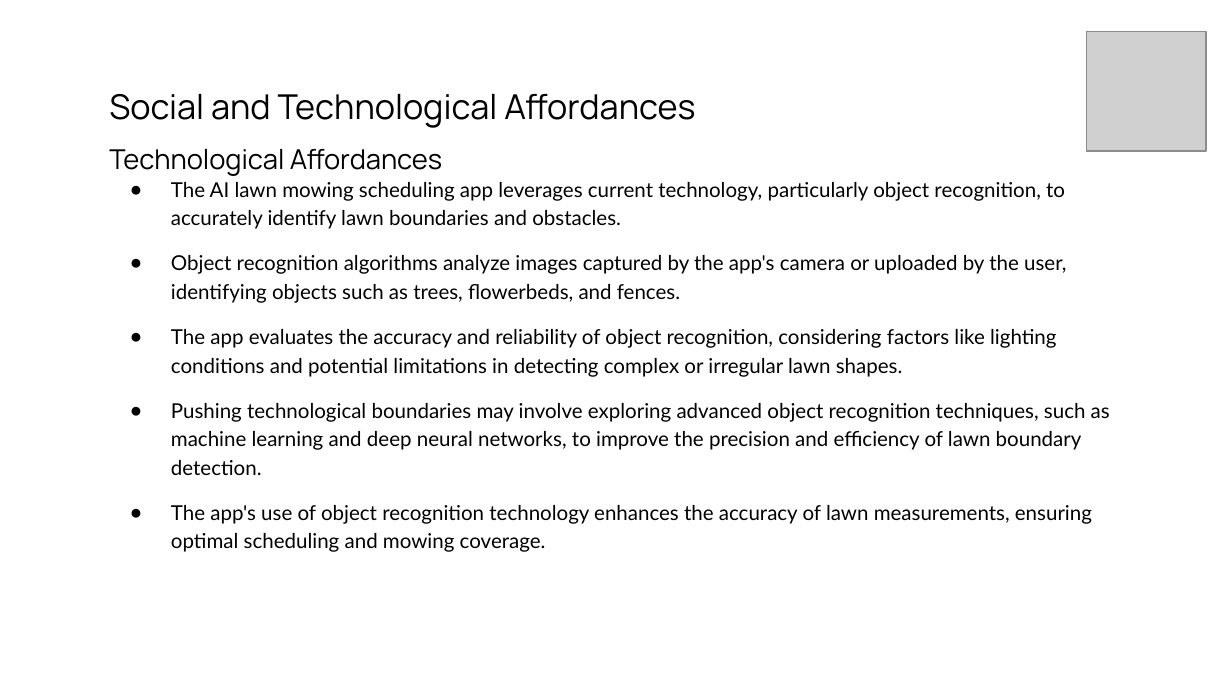
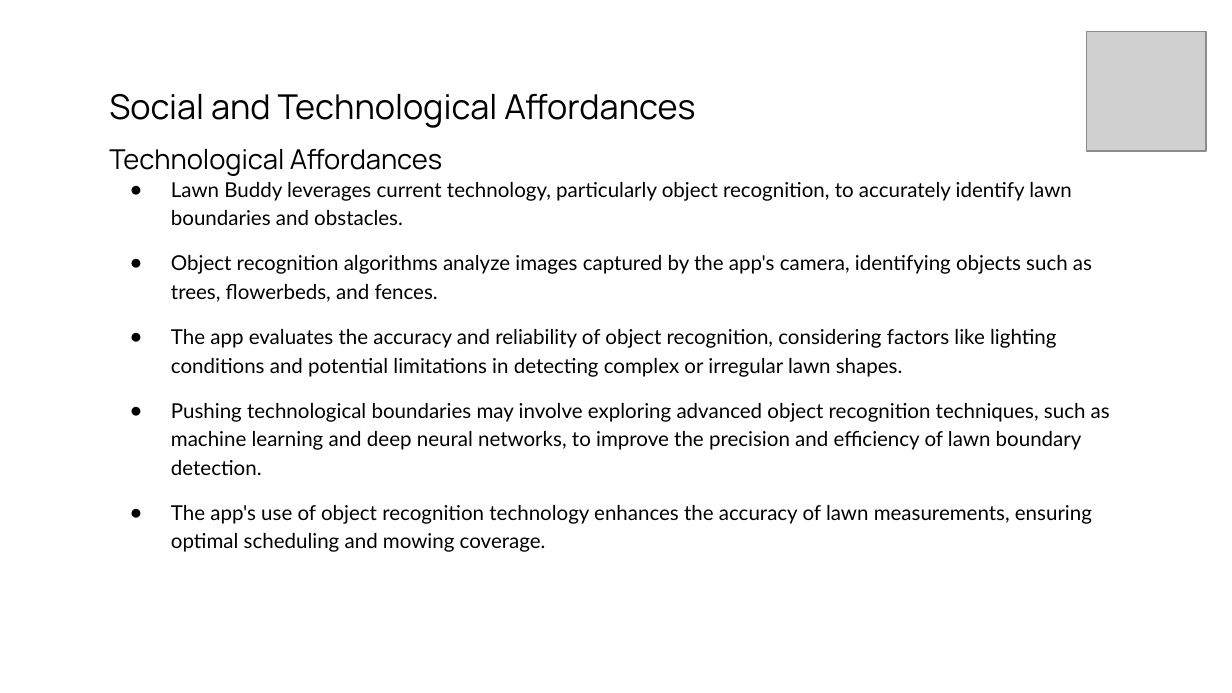
Before and after one commit to gasserahmed/VT-MIT, a slide deck: slide 11 of MGT5824-Tech-based Entrepreneurship/Assignments/Milestone #2 - Venture Solution Prototype & Social Affordances/gasser18-milestone2_prototype_and_social_affordances_slides.pptx (slide 8 before the commit). Drawn at 1232x693 pixels with LibreOffice and Linux fonts; fonts in the diff are those of the drawing; grey boxes stand for pictures. Boxes give left, top, right and bottom in pixels: in the first picture for what was removed or moved away, otherwise in the second. Text is boxed around its words. In the diff, an @@ line names an element or a change of style, - is before the commit and + after.

```diff
--- a/MGT5824-Tech-based Entrepreneurship/Assignments/Milestone #2 - Venture Solution Prototype & Social Affordances/gasser18-milestone2_prototype_and_social_affordances_slides.pptx
+++ b/MGT5824-Tech-based Entrepreneurship/Assignments/Milestone #2 - Venture Solution Prototype & Social Affordances/gasser18-milestone2_prototype_and_social_affordances_slides.pptx
@@ text at box(171, 182, 1092, 302): text changed @@
-● The AI lawn mowing scheduling app leverages current technology, particularly object recognition, to accurately identify lawn boundaries and obstacles.
-● Object recognition algorithms analyze images captured by the app's camera or uploaded by the user, identifying objects such as trees, flowerbeds, and fences.
+● Lawn Buddy leverages current technology, particularly object recognition, to accurately identify lawn boundaries and obstacles.
+● Object recognition algorithms analyze images captured by the app's camera, identifying objects such as trees, flowerbeds, and fences.
```
Also in this commit, not shown: 2 other slides changed, 4 slides added, 11 slides removed, 4 other files.
